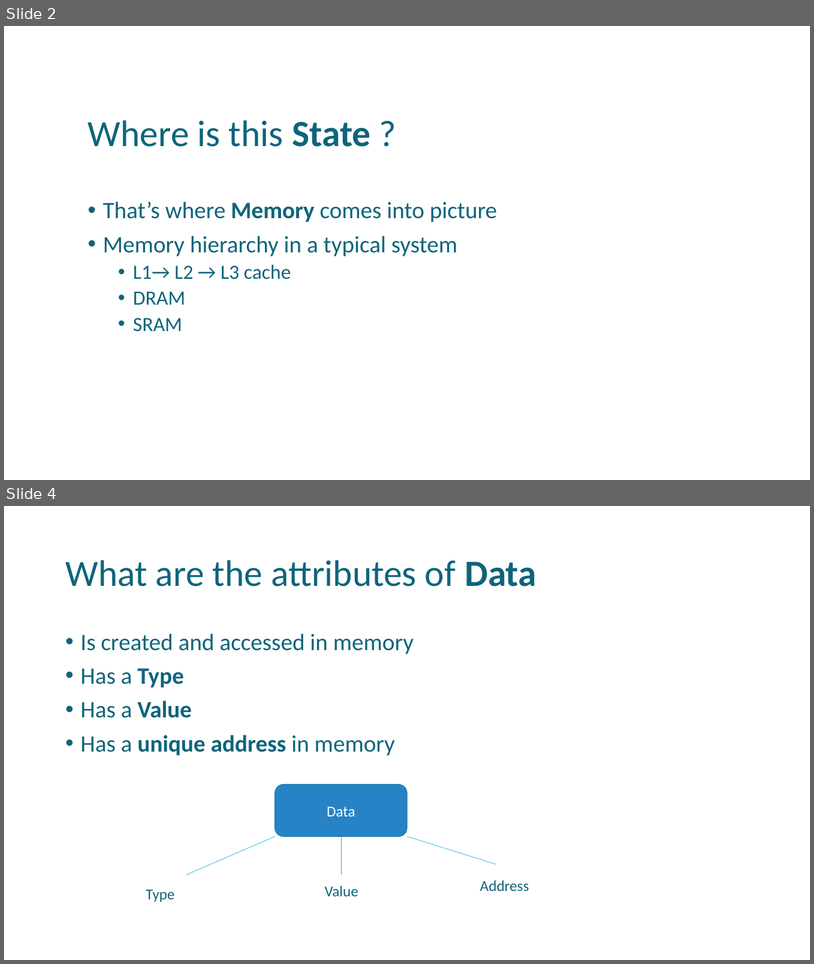
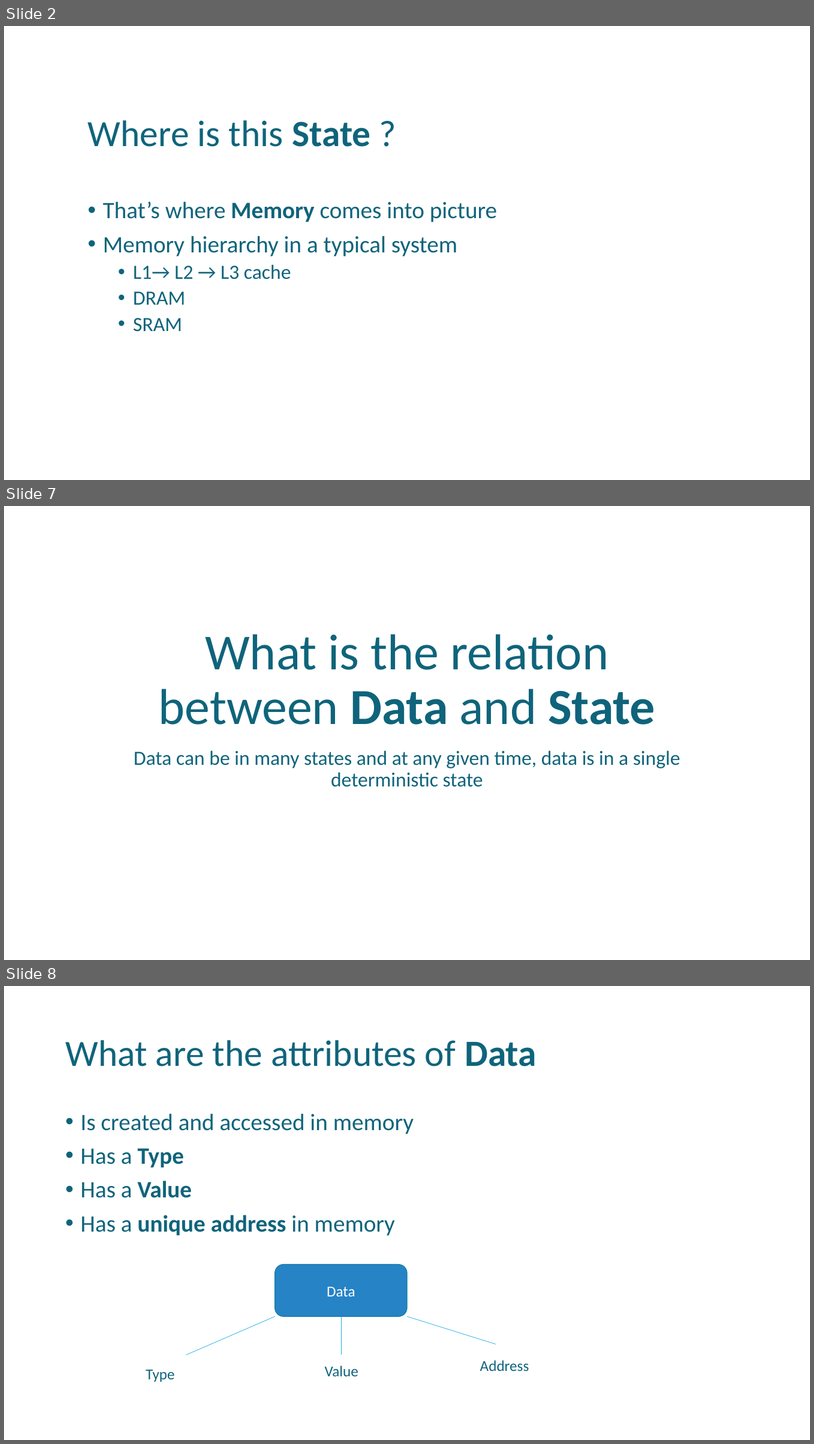
Before and after one commit to uday87j/teach_python, a slide deck: fundamentals/2-State, Data types.pptx. Shown one above the other, each under a label of ours: slides 2 and 4 before the commit, slides 2, 7 and 8 after it; the slides between them are not shown. The pictures are 814x964 and 814x1444 pixels, drawn with LibreOffice and Linux fonts; fonts in the diff are those of the drawing. Boxes give left, top, right and bottom in pixels: in the first picture for what was removed or moved away, otherwise in the second. Text is boxed around its words. In the diff, an @@ line names an element or a change of style, - is before the commit and + after.

```diff
--- a/fundamentals/2-State, Data types.pptx
+++ b/fundamentals/2-State, Data types.pptx
@@ slide 7 added at (x1=4, y1=506, x2=810, y2=960), background #FFFFFF @@
@@ title added at (x1=159, y1=634, x2=656, y2=724), 60 pt, text #0F647B @@
+What is the relation between Data and State
@@ subtitle added at (x1=134, y1=750, x2=681, y2=787), 24 pt, text #0F647B @@
+Data can be in many states and at any given time, data is in a single deterministic state
@@ what was slide 4 is now slide 8 @@
```
Also in this commit, not shown: 1 slide changed, 5 other slides added, 1 other file.
